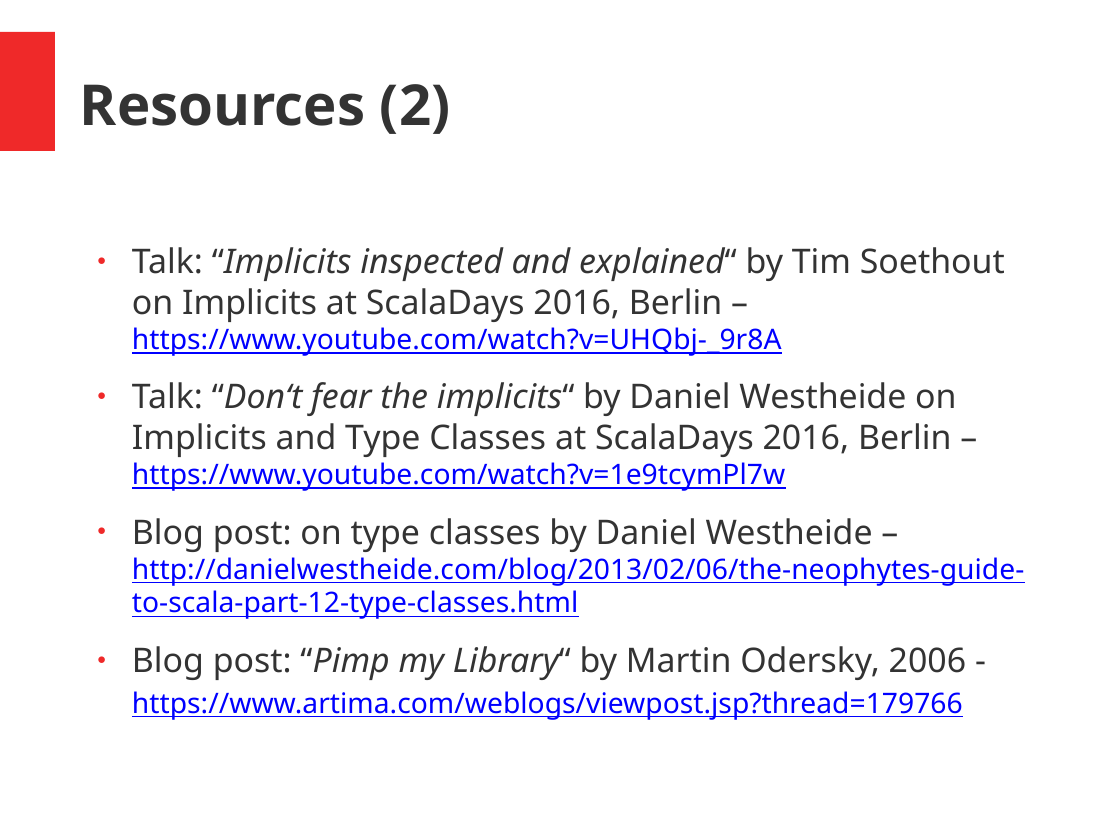
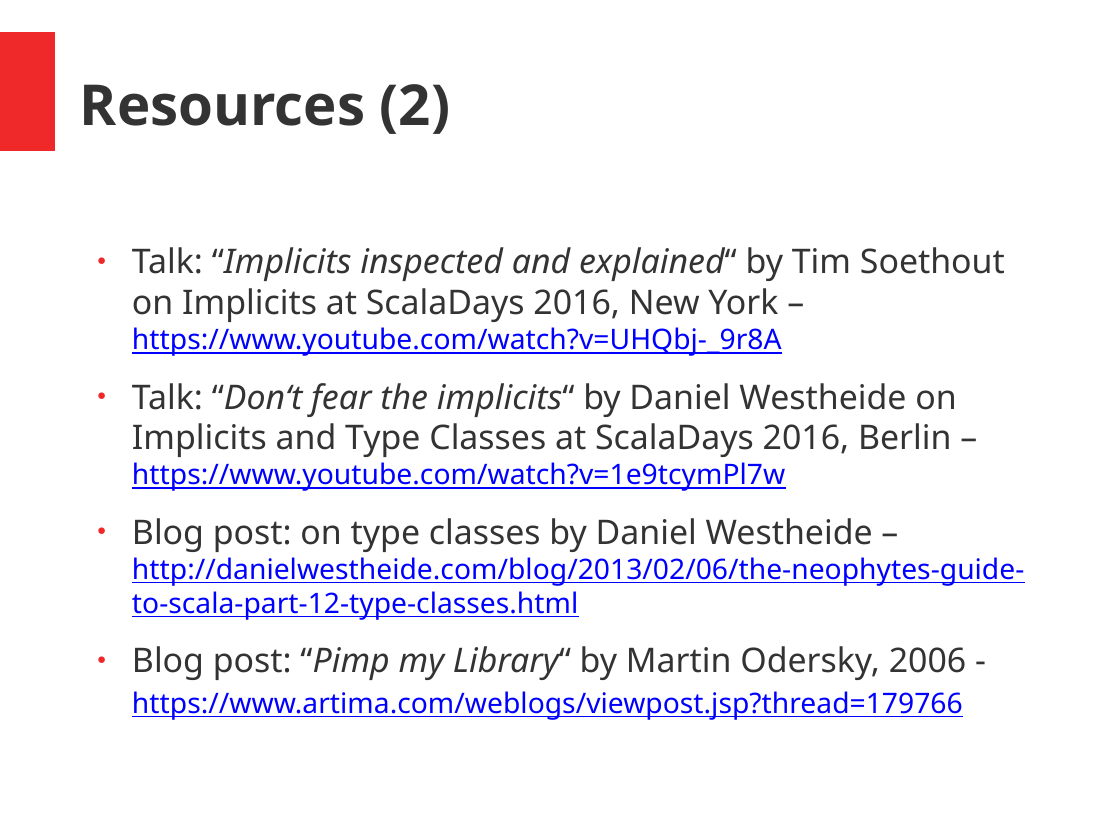
Before and after one commit to hermannhueck/typeclasses, a slide deck: slide 47 of Slides/TypeClasses.pptx. Drawn at 1120x840 pixels with LibreOffice and Linux fonts; fonts in the diff are those of the drawing. Boxes give left, top, right and bottom in pixels: in the first picture for what was removed or moved away, otherwise in the second. Text is boxed around its words. In the diff, an @@ line names an element or a change of style, - is before the commit and + after.

Commit message:
Slides: improved

```diff
--- a/Slides/TypeClasses.pptx
+++ b/Slides/TypeClasses.pptx
@@ text at (132,247,1005,356): text changed @@
-● Talk: “Implicits inspected and explained“ by Tim Soethout on Implicits at ScalaDays 2016, Berlin – https://www.youtube.com/watch?v=UHQbj-_9r8A
+● Talk: “Implicits inspected and explained“ by Tim Soethout on Implicits at ScalaDays 2016, New York – https://www.youtube.com/watch?v=UHQbj-_9r8A
```
Also in this commit, not shown: 1 other file.
